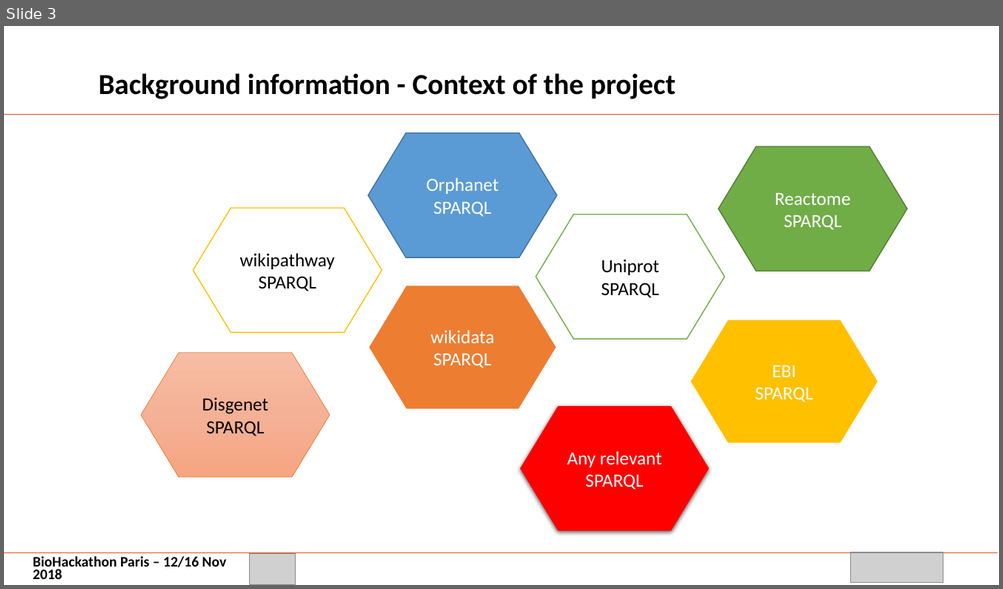
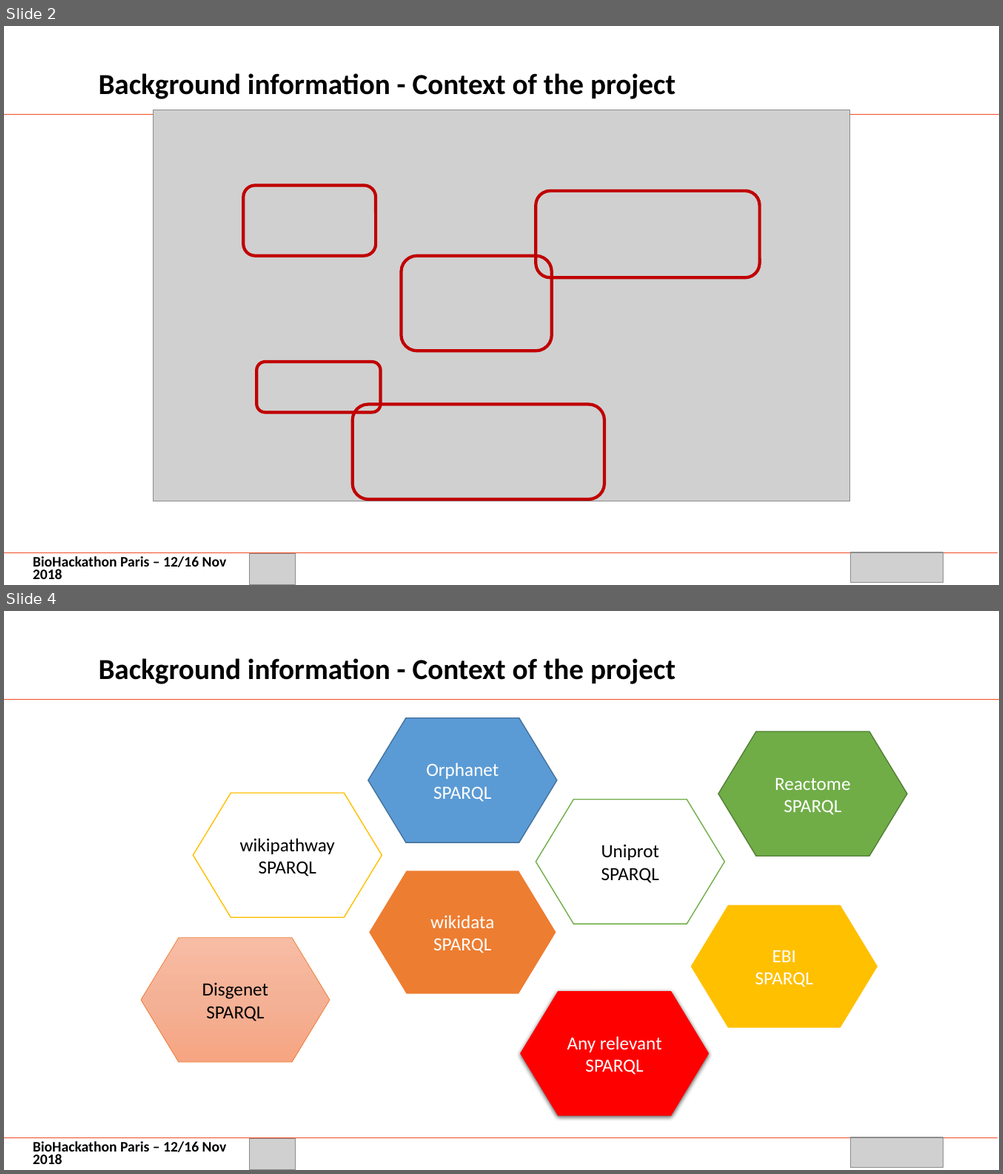
Before and after one commit to elixir-europe/BioHackathon, a slide deck: interoperability/Development of a catalog of federated SPARQL queries in the field of Rare Diseases/BH_Orphanet_SPARQL.pptx. Shown one above the other, each under a label of ours: slide 3 before the commit, slides 2 and 4 after it; the slides between them are not shown. The pictures are 1003x589 and 1003x1174 pixels, drawn with LibreOffice and Linux fonts; fonts in the diff are those of the drawing; grey boxes stand for pictures; background and template pictures are left out. Boxes give left, top, right and bottom in pixels: in the first picture for what was removed or moved away, otherwise in the second. Text is boxed around its words. In the diff, an @@ line names an element or a change of style, - is before the commit and + after.

```diff
--- a/interoperability/Development of a catalog of federated SPARQL queries in the field of Rare Diseases/BH_Orphanet_SPARQL.pptx
+++ b/interoperability/Development of a catalog of federated SPARQL queries in the field of Rare Diseases/BH_Orphanet_SPARQL.pptx
@@ slide 2 added at [4, 26, 999, 585], background #FFFFFF; not listed: 2 template elements that a slide beside it also shows @@
@@ title added at [99, 73, 675, 99], 28 pt, text #000000, bold @@
+Background information - Context of the project
@@ picture added at [153, 110, 850, 501] @@
@@ group added at [244, 186, 760, 500]: 5 rounded rectangles @@
@@ text added at [33, 557, 227, 580], 14 pt, text #000000, bold @@
+BioHackathon Paris – 12/16 Nov 2018
@@ picture added at [250, 554, 296, 585] @@
@@ picture added at [850, 553, 943, 582] @@
@@ what was slide 3 is now slide 4 @@
```
Also in this commit, not shown: 3 slides changed.
